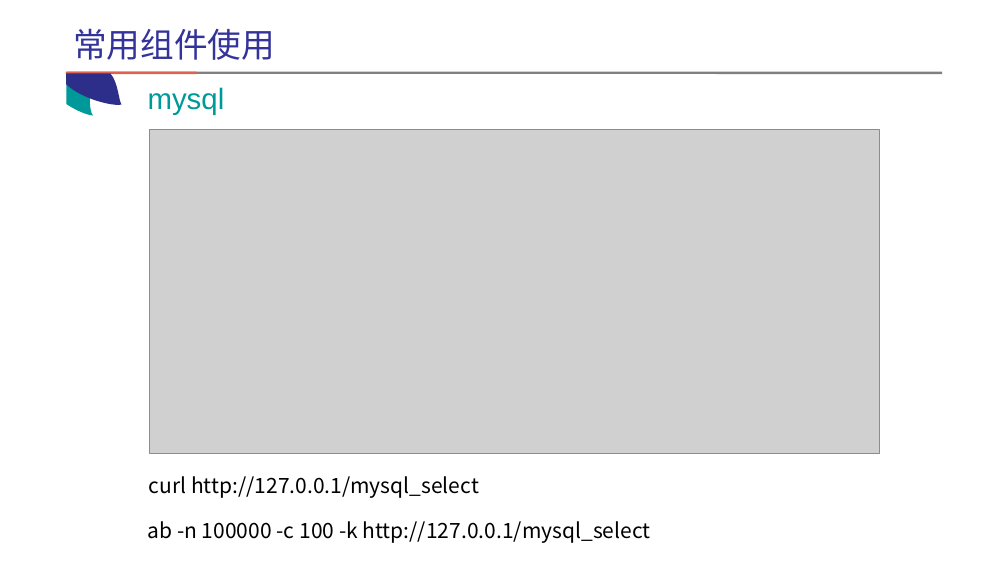
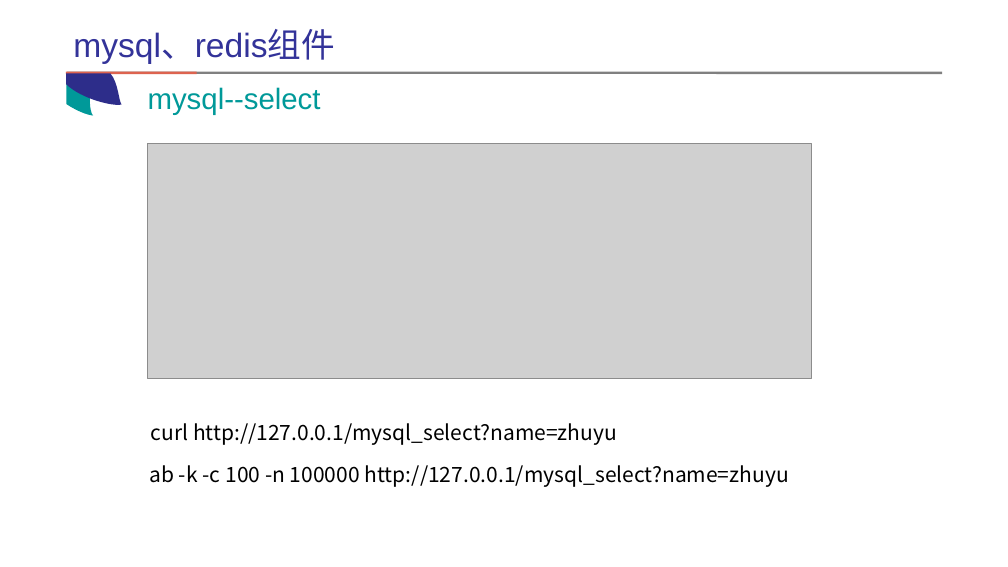
Before and after one commit to coder-zhuyu/OpenResty-share, a slide deck: slide 26 of openresty-share.pptx (slide 18 before the commit). Drawn at 1008x567 pixels with LibreOffice and Linux fonts; fonts in the diff are those of the drawing; grey boxes stand for pictures. Boxes give left, top, right and bottom in pixels: in the first picture for what was removed or moved away, otherwise in the second. Text is boxed around its words. In the diff, an @@ line names an element or a change of style, - is before the commit and + after.

```diff
--- a/openresty-share.pptx
+++ b/openresty-share.pptx
@@ text at [73, 30, 335, 64]: text changed @@
-常用组件使用
+mysql、redis组件
@@ text at [148, 87, 321, 114]: text changed @@
-mysql
+mysql--select
@@ picture: place and size @@
-picture at [149, 130, 880, 454]
+picture at [147, 144, 811, 379]
@@ text at [151, 423, 617, 445]: text changed @@
-curl http://127.0.0.1/mysql_select
+curl http://127.0.0.1/mysql_select?name=zhuyu
@@ text at [149, 465, 789, 487]: text changed @@
-ab -n 100000 -c 100 -k http://127.0.0.1/mysql_select
+ab -k -c 100 -n 100000 http://127.0.0.1/mysql_select?name=zhuyu
```
Also in this commit, not shown: 12 other slides changed, 10 slides added, 14 other files.
